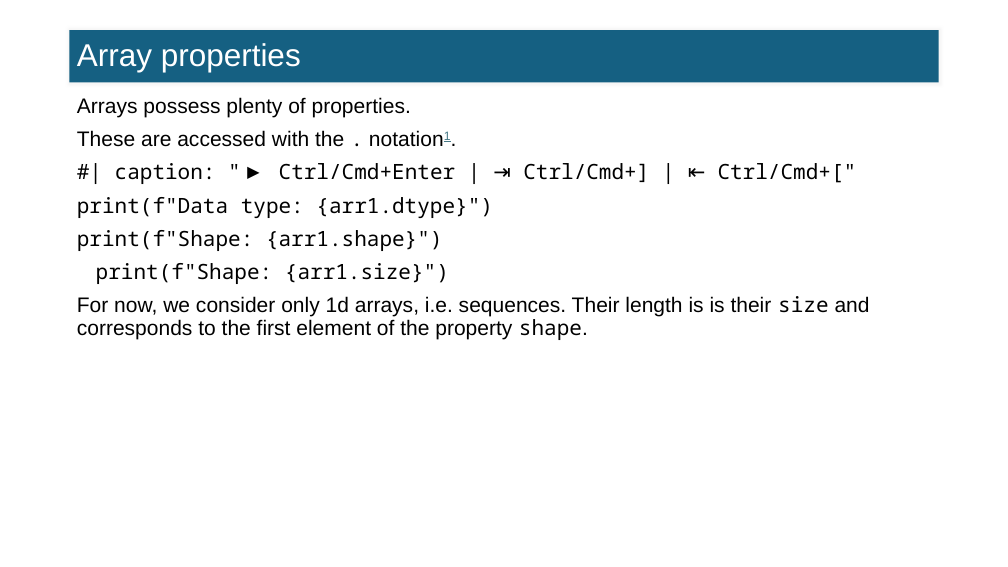
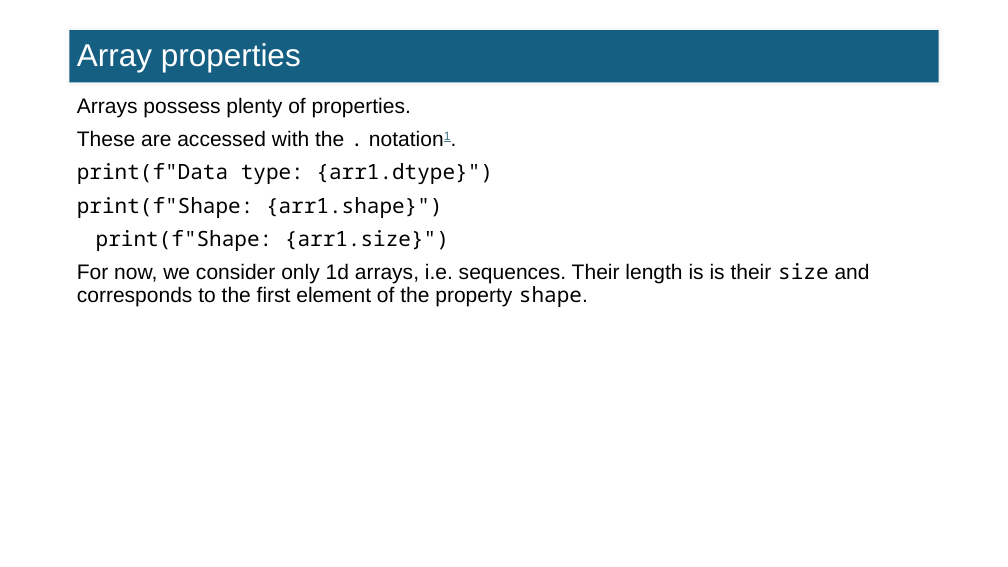
Before and after one commit to FTurci/intro-coding-data-analysis, a slide deck: slide 9 of slides/07_intro_numpy_slides.pptx. Drawn at 1008x567 pixels with LibreOffice and Linux fonts; fonts in the diff are those of the drawing. Boxes give left, top, right and bottom in pixels: in the first picture for what was removed or moved away, otherwise in the second. Text is boxed around its words. In the diff, an @@ line names an element or a change of style, - is before the commit and + after.

```diff
--- a/slides/07_intro_numpy_slides.pptx
+++ b/slides/07_intro_numpy_slides.pptx
@@ text at (77,163,493,251): text changed @@
-#| caption: "▶ Ctrl/Cmd+Enter | ⇥ Ctrl/Cmd+] | ⇤ Ctrl/Cmd+["
-print(f"Data type: {arr1.dtype}")
-print(f"Shape: {arr1.shape}")
-print(f"Shape: {arr1.size}")
+print(f"Data type: {arr1.dtype}")
+print(f"Shape: {arr1.shape}")
+print(f"Shape: {arr1.size}")
```
Also in this commit, not shown: 9 other slides changed, 55 other files.
